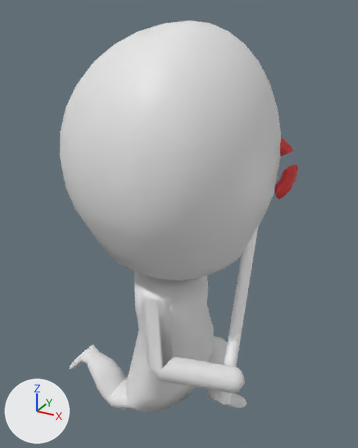
The FBX model 2023_04_TeamProject/Resource/player/Player.fbx as it was, and as the next commit left it.
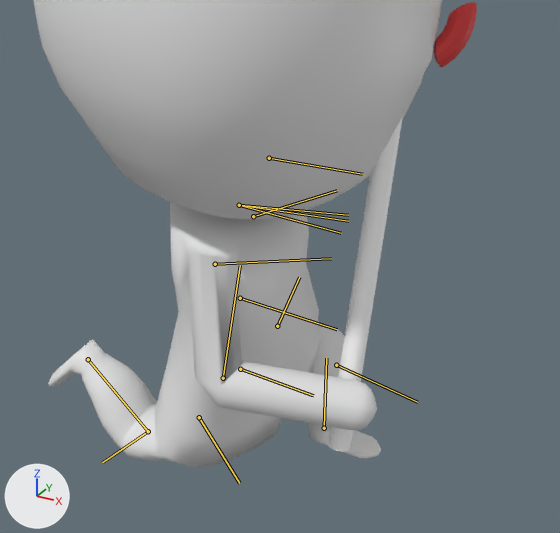
Old and new are each drawn whole from a 50 mm lens placed at (0.923, -1.69, 1.921), pointed at (-0.036, 0.053, 1.049) and again close up on the part from 12% to 96% of the width and 36% to 100% of the height. Every picture has the same lights, and +X, +Y and +Z are marked at lower left. Both versions are drawn at frame 62 of the action 'アーマチュア.004|Dash'; the numbers are the values there. The bones that bend it are drawn over the model as lines in the close-ups.

In view in the first close-up: '円柱.005', '球.001', '球.002_球.001'.
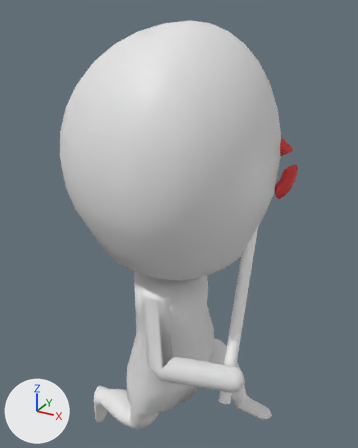
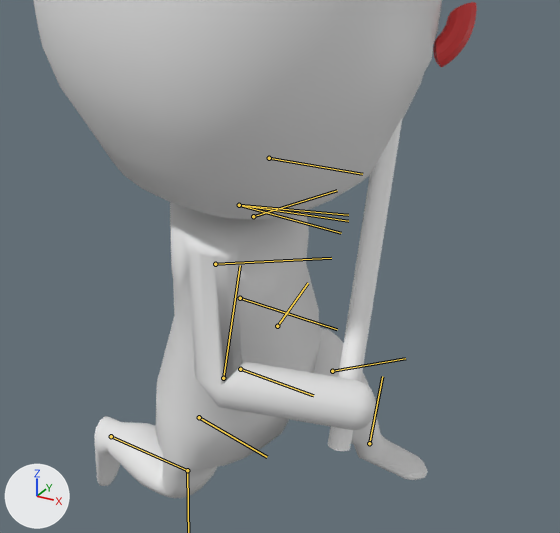
What the commit changed:
Bone 'L_Fut_2' (bone_l_fut_2) turns from (0, 0, -71) to (0, 0, -62) degrees about its own x, y and z.
Bone 'L_Fut_3' (bone_l_fut_3) turns from (0, 0, 78) to (0, 0, 32) degrees about its own x, y and z.
Bone 'L_Fut_4' (bone_l_fut_4) turns from (3, -2, -9) to (2, -2, 36) degrees about its own x, y and z.
Bone 'R_Fut_2' (bone_r_fut_2) turns from (0, 0, 54) to (0, 0, 12) degrees about its own x, y and z.
Bone 'R_Fut_3' (bone_r_fut_3) turns from (0, 0, 78) to (0, 0, 80) degrees about its own x, y and z.

Location of each change, (x1, y1, x2, y2) in pixels of the close-ups (560 x 533 px):
'円柱.005', posed (12% taller)
    before: (48, 202, 381, 467)
    after: (95, 202, 428, 498)
'球.002_球.001', posed
    before: (328, 2, 477, 452)
    after: (328, 2, 477, 451)
bone 'L_Fut_2', root to tip
    before: (277, 326) to (299, 277)
    after: (277, 326) to (308, 283)
bone 'L_Fut_3', root to tip
    before: (336, 365) to (417, 402)
    after: (332, 371) to (405, 358)
bone 'L_Fut_4', root to tip
    before: (324, 428) to (326, 358)
    after: (369, 443) to (382, 376)
bone 'R_Fut_2', root to tip
    before: (199, 417) to (239, 483)
    after: (199, 417) to (267, 457)
